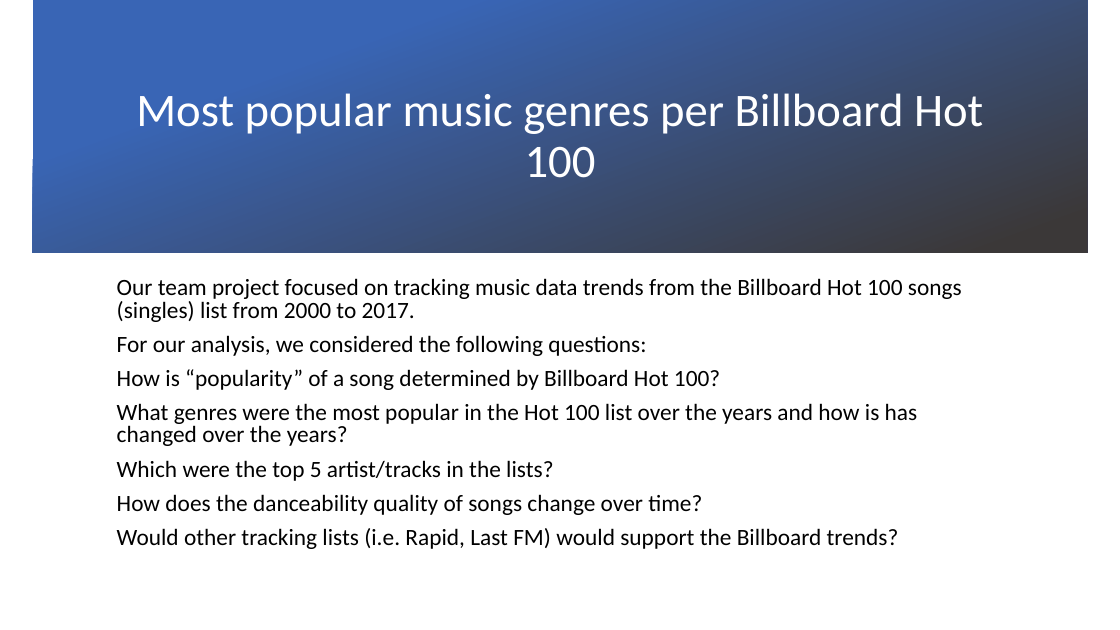
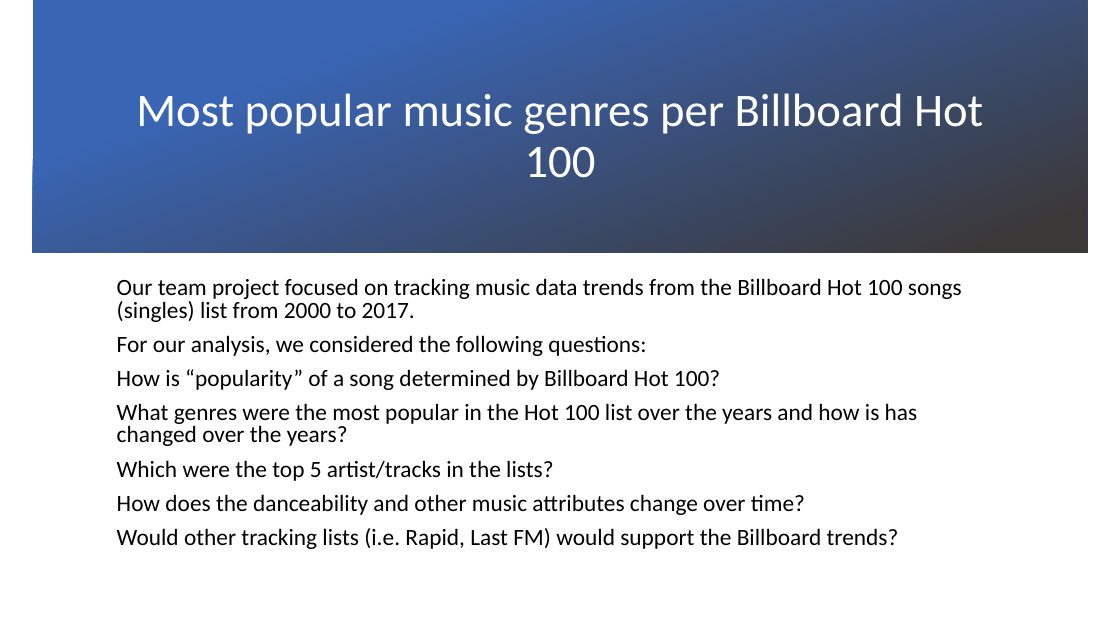
Before and after one commit to c-l-nguyen/hayleys-cosmic-songs, a slide deck: slide 1 of Presentation draft.pptx. Drawn at 1120x630 pixels with LibreOffice and Linux fonts; fonts in the diff are those of the drawing; background and template pictures are left out. Boxes give left, top, right and bottom in pixels: in the first picture for what was removed or moved away, otherwise in the second. Text is boxed around its words. In the diff, an @@ line names an element or a change of style, - is before the commit and + after.

```diff
--- a/Presentation draft.pptx
+++ b/Presentation draft.pptx
@@ text at box(117, 494, 805, 515): text changed @@
-How does the danceability quality of songs change over time?
+How does the danceability and other music attributes change over time?
```
Also in this commit, not shown: 1 other slide changed, 3 slides added, 3 slides removed.
